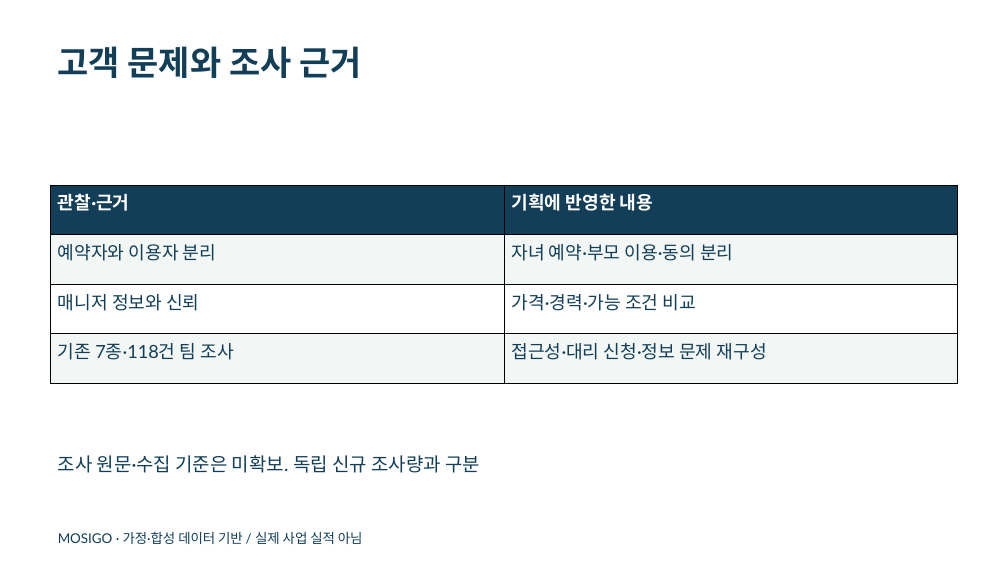
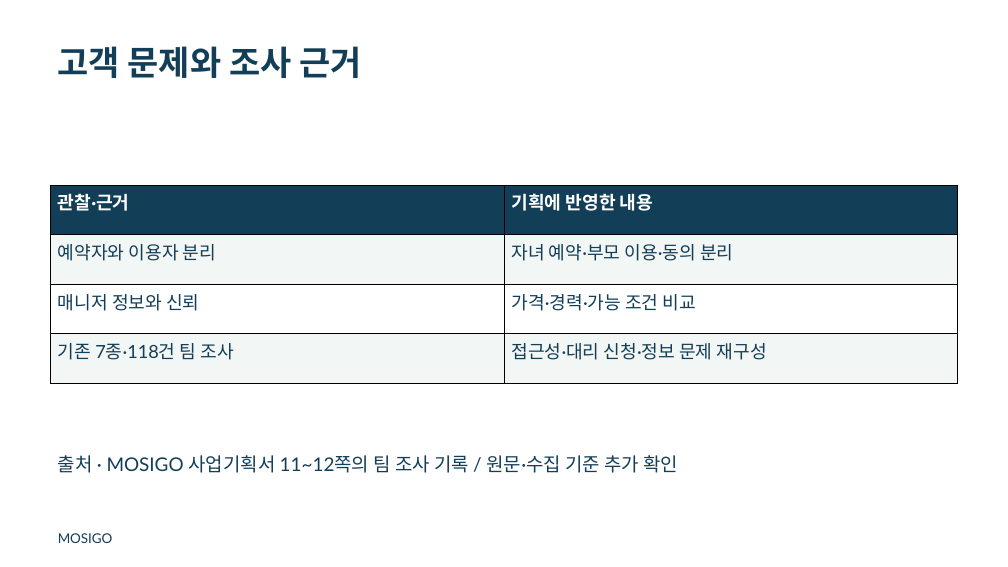
Before and after one commit to dohyunkimmm/mosigo-case-study, a slide deck: slide 2 of downloads/mosigo_report.pptx. Drawn at 1008x567 pixels with LibreOffice and Linux fonts; fonts in the diff are those of the drawing. Boxes give left, top, right and bottom in pixels: in the first picture for what was removed or moved away, otherwise in the second. Text is boxed around its words. In the diff, an @@ line names an element or a change of style, - is before the commit and + after.

```diff
--- a/downloads/mosigo_report.pptx
+++ b/downloads/mosigo_report.pptx
@@ text at (x1=58, y1=455, x2=678, y2=473): text changed @@
-조사 원문·수집 기준은 미확보. 독립 신규 조사량과 구분
+출처 · MOSIGO 사업기획서 11~12쪽의 팀 조사 기록 / 원문·수집 기준 추가 확인
@@ text at (x1=58, y1=533, x2=113, y2=543): text changed @@
-MOSIGO · 가정·합성 데이터 기반 / 실제 사업 실적 아님
+MOSIGO
```
Also in this commit, not shown: 8 other slides changed, 2 slides added, 4 other files.
